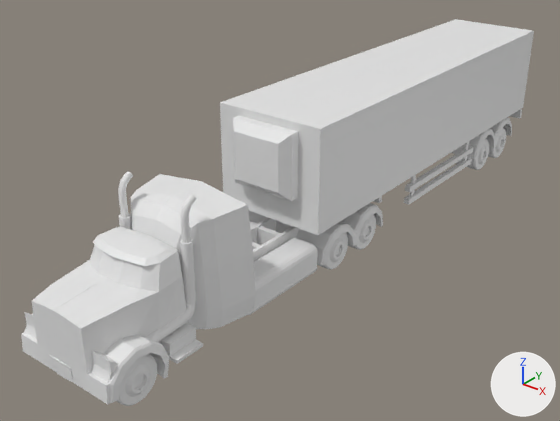
A saved change to the OBJ model SoG/data/mesh/Semi-trailer truck/mesh.obj.
Camera for both pictures: a 50 mm lens placed at (0.593, -0.873, 0.43), pointed at (-0.045, -0.076, -0.065). Every picture has the same lights, and +X, +Y and +Z are marked at lower right. Where no turn or scale is listed for an object, it has been applied to the vertices. Vertices at the same position are counted once.
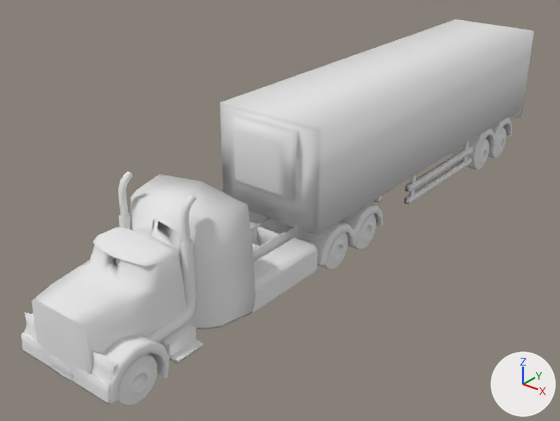
Pixel boxes [x1, y1, x2, y2] of what changed, in the pictures (560 x 421 px; the box of a moved part takes in the faces that stretch with it):
```json
{"part": 1, "of": "me_mesh", "change": "moved or reshaped", "before": [43, 205, 198, 366], "after": [43, 205, 198, 366]}
```

Edits to the scene script, one JSON object a line:
```json
{"op": "add", "block": "mat_blinn1", "code": ["mat_blinn1 = principled_material('blinn1')", "mat_blinn1.base_color = (0.8, 0.8, 0.8)  # white #e7e7e7", "mat_blinn1.roughness = 1.0"]}
{"block": "me_mesh", "where": "# used by ob_mesh; location = (0.0, 0.0, 0.0)"}
{"op": "remove", "block": "me_mesh", "code": "me_mesh.from_pydata(...)  # 6843 vertices, 13322 faces; spans x -0.082..0.082, y -0.5..0.5, z -0.112..0.112"}
{"op": "add", "block": "me_mesh", "code": "me_mesh.from_pydata(...)  # 6850 vertices, 13336 faces; spans x -0.082..0.082, y -0.5..0.5, z -0.112..0.112"}
{"block": "me_mesh", "change": "me_mesh part 1"}
{"block": "me_mesh", "change": "1 vertex is removed from x 0.004, y -0.354, z 0.042"}
{"block": "me_mesh", "change": "49 faces are deleted"}
{"block": "me_mesh", "change": "8 vertices are added at x -0.004..0.004, y -0.499..-0.353, z -0.06..0.042"}
{"block": "me_mesh", "change": "63 new faces join them"}
{"block": "me_mesh", "change": "me_mesh part 2: the surface is now shaded smooth"}
{"op": "add", "block": "me_mesh", "code": "me_mesh.materials.append(mat_blinn1)  # white #e7e7e7"}
```
